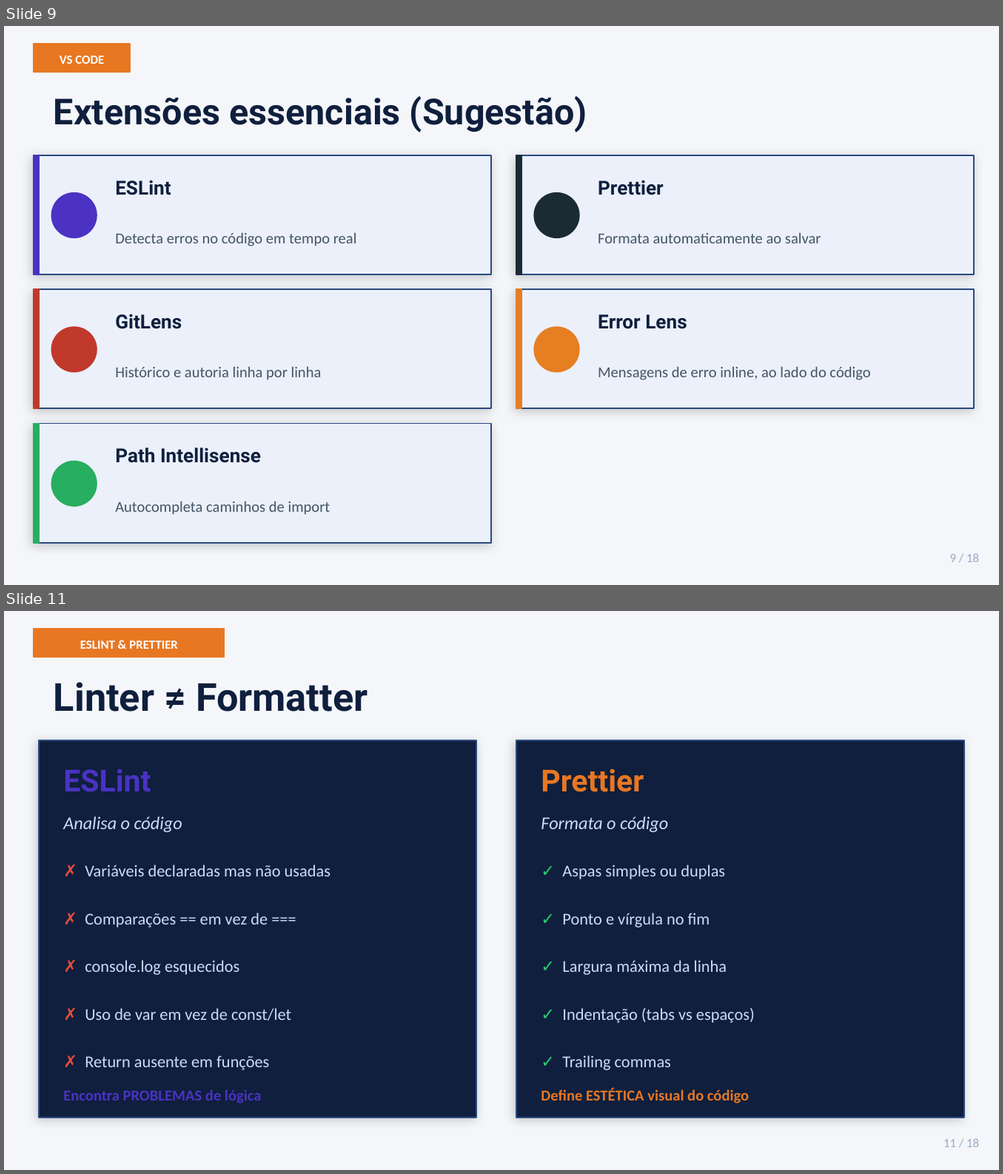
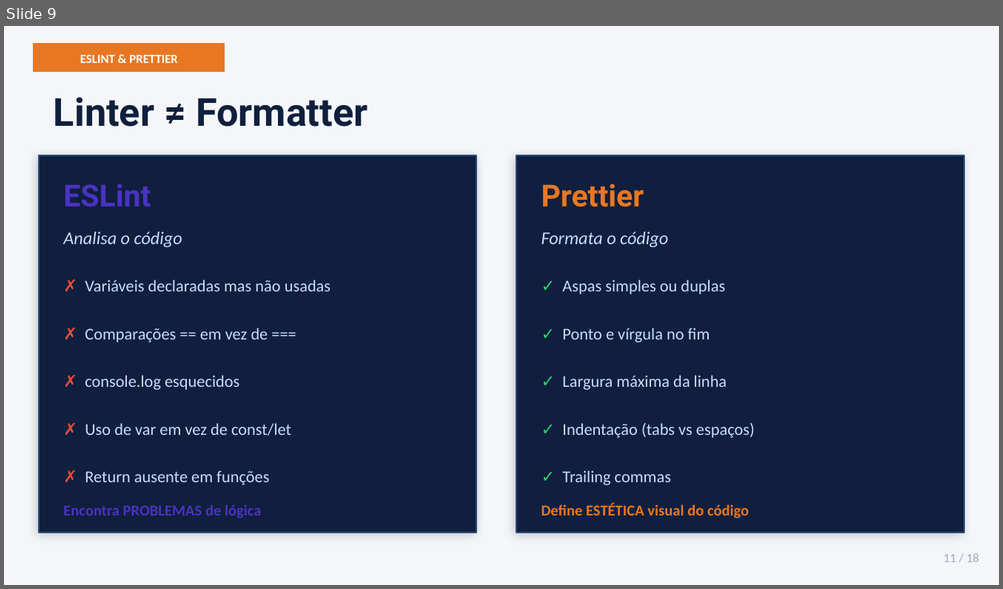
Before and after one commit to WelersonMartins/materiais-aulas-ads-frontend, a slide deck: Aula2/slides_aula2_ferramentas_desenvolvimento (1).pptx. Shown one above the other, each under a label of ours: slides 9 and 11 before the commit, slide 9 after it; the slides between them are not shown. The pictures are 1003x1174 and 1003x589 pixels, drawn with LibreOffice and Linux fonts; fonts in the diff are those of the drawing. Boxes give left, top, right and bottom in pixels: in the first picture for what was removed or moved away, otherwise in the second. Text is boxed around its words. In the diff, an @@ line names an element or a change of style, - is before the commit and + after.

```diff
--- a/Aula2/slides_aula2_ferramentas_desenvolvimento (1).pptx
+++ b/Aula2/slides_aula2_ferramentas_desenvolvimento (1).pptx
@@ slide 9 removed at (4,26,999,585), background #F4F6FA @@
@@ rectangle removed at (34,44,129,72) @@
@@ text removed at (60,56,104,64) @@
-VS CODE
@@ text removed at (54,96,587,133) @@
-Extensões essenciais (Sugestão)
@@ rectangle removed at (34,156,492,275) @@
@@ rectangle removed at (34,156,39,275) @@
@@ rectangle removed at (516,156,973,275) @@
@@ rectangle removed at (516,156,521,275) @@
@@ text removed at (115,180,170,195) @@
-ESLint
@@ text removed at (597,180,663,195) @@
-Prettier
@@ ellipse removed at (52,193,96,238) @@
@@ ellipse removed at (534,193,579,238) @@
@@ text removed at (115,232,357,247) @@
-Detecta erros no código em tempo real
@@ text removed at (597,232,821,244) @@
-Formata automaticamente ao salvar
@@ rectangle removed at (34,289,492,409) @@
@@ rectangle removed at (34,289,39,409) @@
@@ rectangle removed at (516,289,973,409) @@
@@ rectangle removed at (516,289,521,409) @@
@@ text removed at (115,314,182,329) @@
-GitLens
@@ ellipse removed at (52,327,96,372) @@
@@ ellipse removed at (534,327,579,372) @@
@@ text removed at (597,315,686,329) @@
-Error Lens
@@ text removed at (115,366,321,380) @@
-Histórico e autoria linha por linha
@@ text removed at (597,366,870,380) @@
-Mensagens de erro inline, ao lado do código
@@ rectangle removed at (34,424,492,543) @@
@@ rectangle removed at (34,424,39,543) @@
@@ ellipse removed at (52,462,96,506) @@
@@ text removed at (115,448,261,463) @@
-Path Intellisense
@@ text removed at (115,501,330,515) @@
-Autocompleta caminhos de import
@@ text removed at (950,554,979,562) @@
-9 / 18
@@ what was slide 11 is now slide 9 @@
```
Also in this commit, not shown: 2 slides changed, 1 other slide removed, 3 other files.
